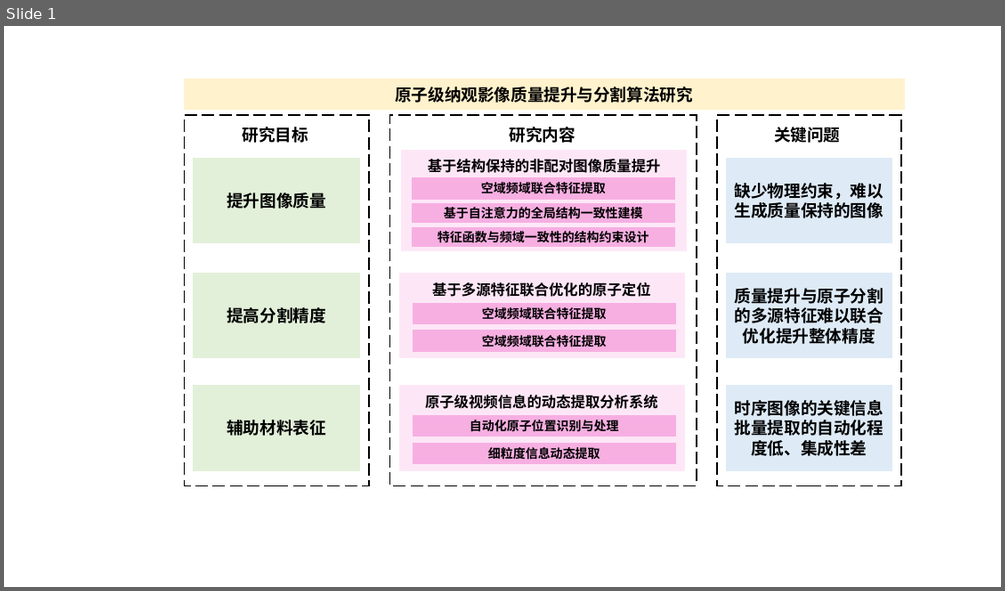
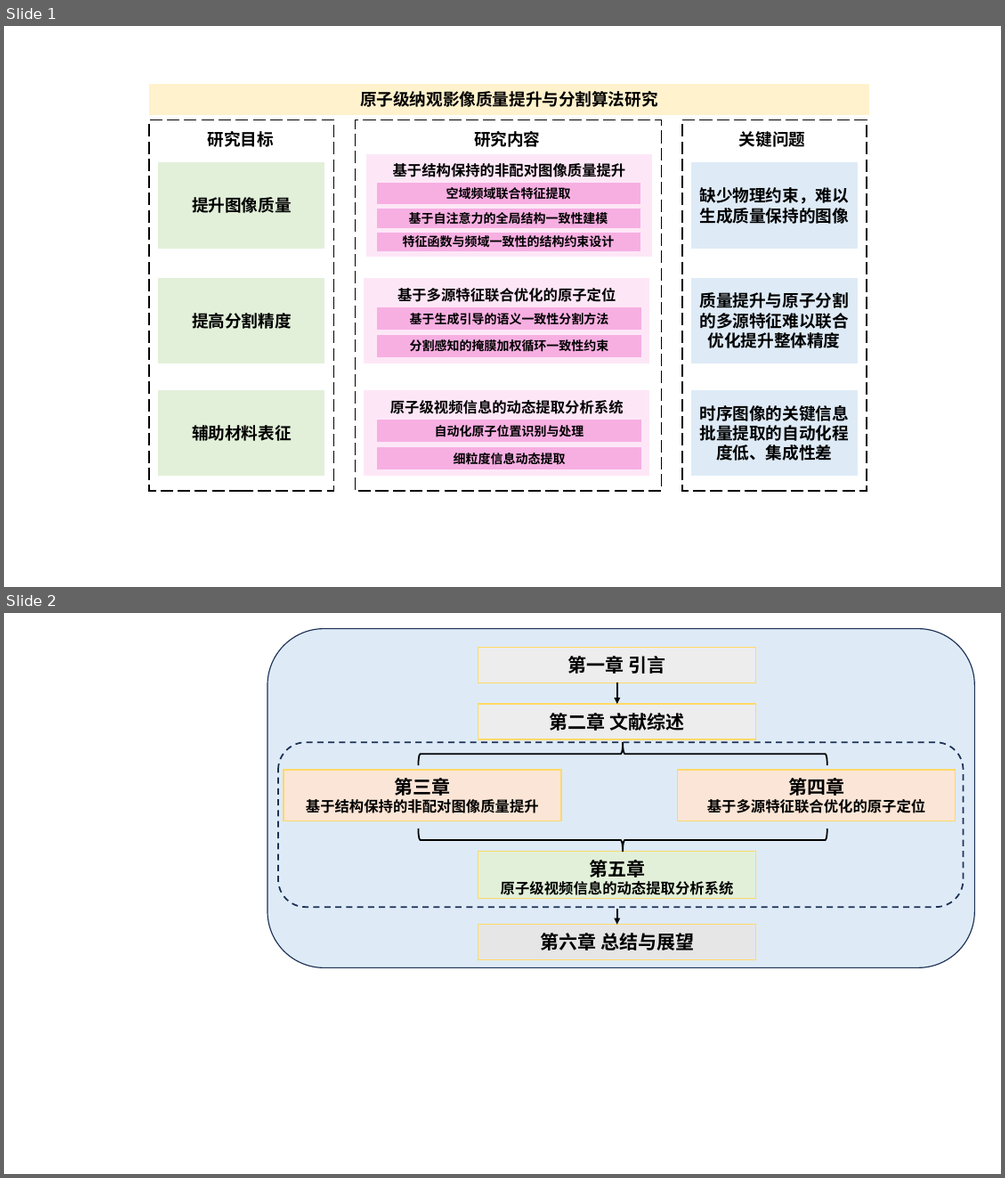
Before and after one commit to yifannnz/Master-Paper-Project, a slide deck: 插图/figures.pptx. Shown one above the other, each under a label of ours: slide 1 before the commit, slides 1 and 2 after it. The pictures are 1005x591 and 1005x1178 pixels, drawn with LibreOffice and Linux fonts; fonts in the diff are those of the drawing. Boxes give left, top, right and bottom in pixels: in the first picture for what was removed or moved away, otherwise in the second. Text is boxed around its words. In the diff, an @@ line names an element or a change of style, - is before the commit and + after.

```diff
--- a/插图/figures.pptx
+++ b/插图/figures.pptx
@@ slide 2 added at box(4, 613, 1001, 1174), background #FFFFFF @@
@@ group added at box(267, 629, 975, 967): 6 rectangles, 2 rounded rectangles, 2 arrows, 2 left braces @@
+第一章 引言
+第二章 文献综述
+第三章
+基于结构保持的非配对图像质量提升
+第四章
+基于多源特征联合优化的原子定位
+第五章
+原子级视频信息的动态提取分析系统
+第六章 总结与展望
@@ slide 1 changed as well @@
@@ 20 rectangles, 3 texts: place and size @@
-20 rectangles, 3 texts at box(184, 79, 905, 486)
+20 rectangles, 3 texts at box(149, 85, 869, 491)
@@ text in rectangle at box(410, 313, 609, 325): text changed @@
-空域频域联合特征提取
+基于生成引导的语义一致性分割方法
@@ text in rectangle at box(410, 339, 609, 352): text changed @@
-空域频域联合特征提取
+分割感知的掩膜加权循环一致性约束
```
Also in this commit, not shown: 11 other files.
